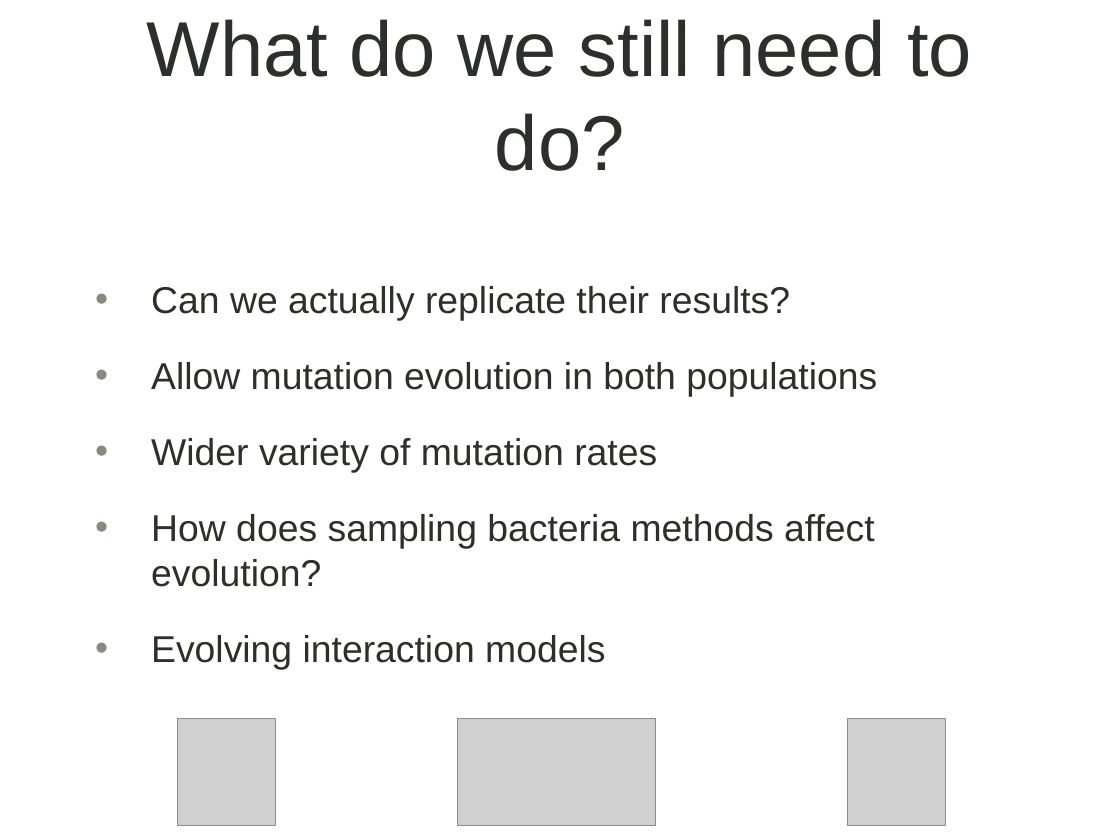
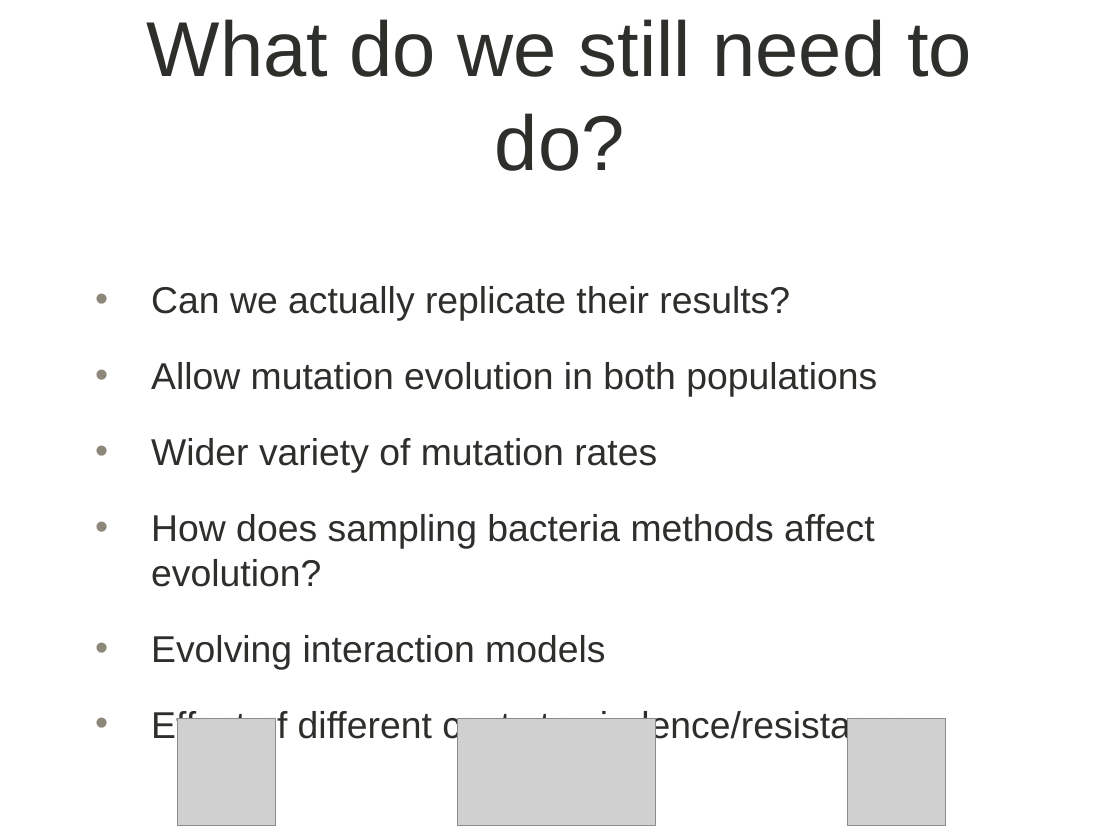
Before and after one commit to shankl/EvoComp_FinalProject, a slide deck: slide 16 of presentation.pptx. Drawn at 1120x840 pixels with LibreOffice and Linux fonts; fonts in the diff are those of the drawing; grey boxes stand for pictures; background and template pictures are left out. Boxes give left, top, right and bottom in pixels: in the first picture for what was removed or moved away, otherwise in the second. Text is boxed around its words. In the diff, an @@ line names an element or a change of style, - is before the commit and + after.

```diff
--- a/presentation.pptx
+++ b/presentation.pptx
@@ text at box(151, 708, 911, 745): paragraph added @@
+• Effect of different costs to virulence/resistance
```
Also in this commit, not shown: 1 other slide changed, 1 other file.
